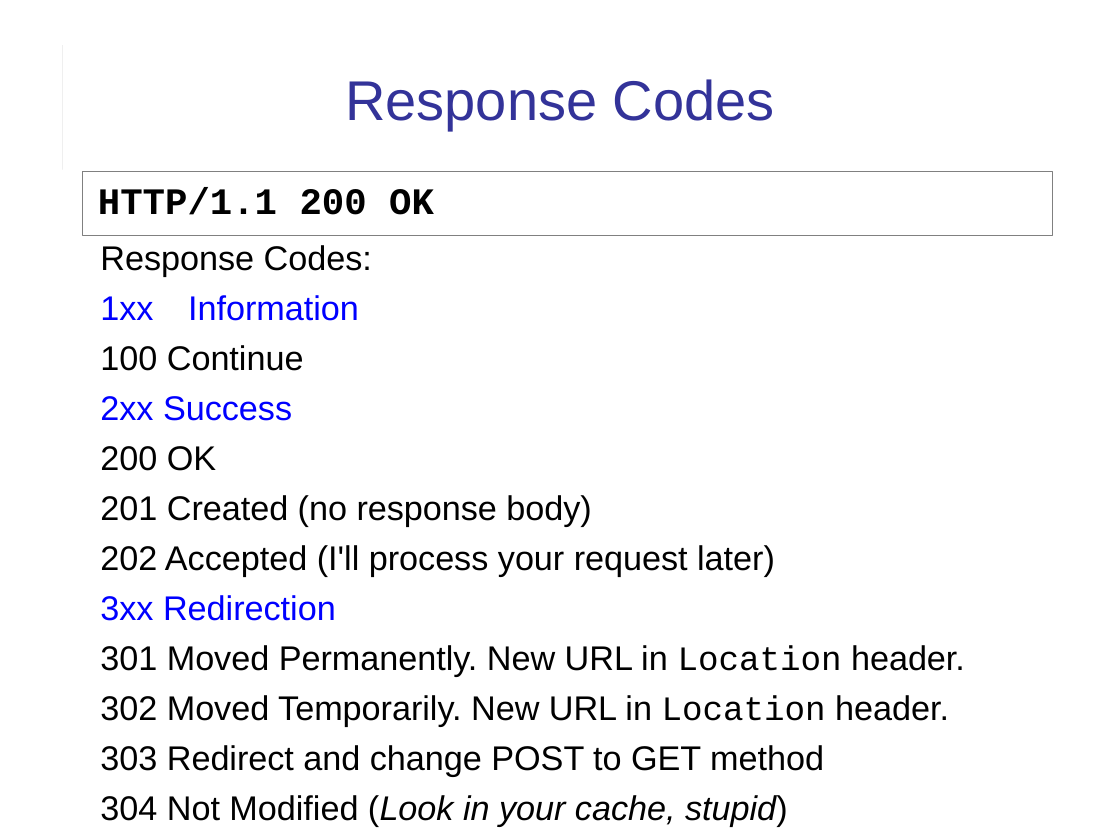
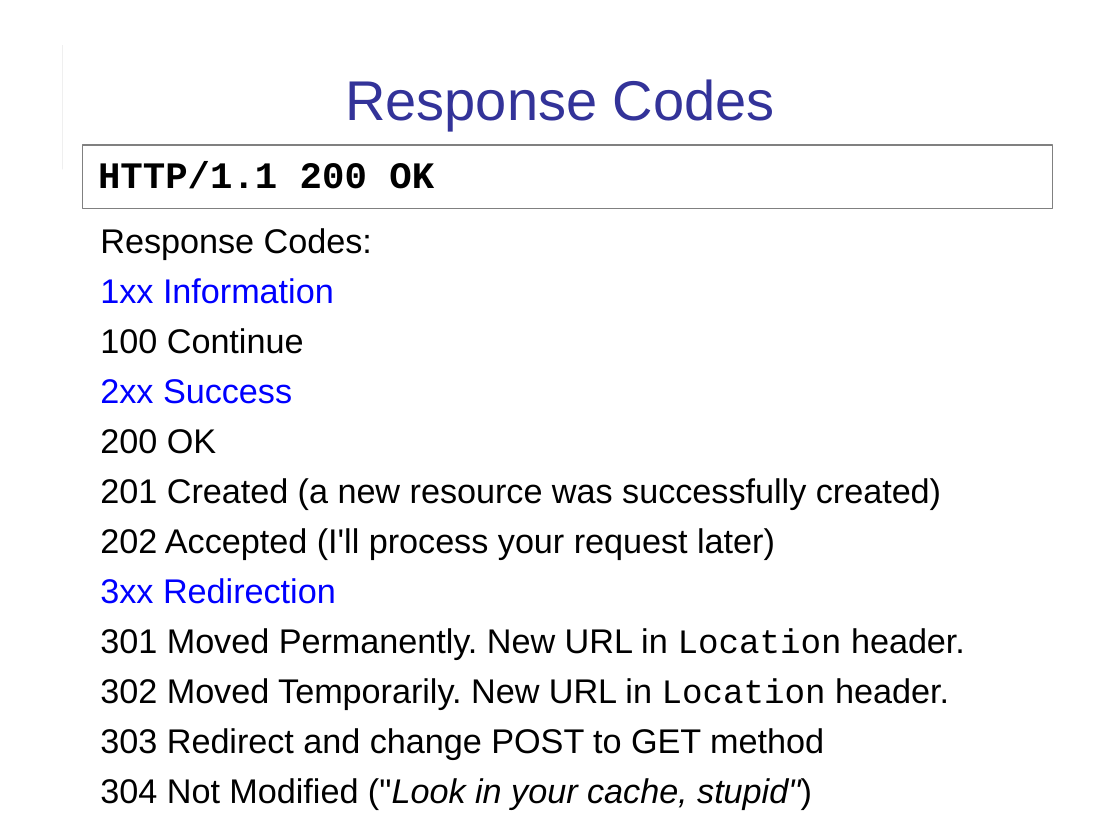
Before and after one commit to cpske/ISP, a slide deck: slide 22 of web/HTTP.ppt (slide 17 before the commit). Drawn at 1120x840 pixels with LibreOffice and Linux fonts; fonts in the diff are those of the drawing. Boxes give left, top, right and bottom in pixels: in the first picture for what was removed or moved away, otherwise in the second. Text is boxed around its words. In the diff, an @@ line names an element or a change of style, - is before the commit and + after.

```diff
--- a/web/HTTP.ppt
+++ b/web/HTTP.ppt
@@ text "HTTP/1.1 200 OK": place and size @@
-text "HTTP/1.1 200 OK" at bbox=[83, 171, 1053, 235]
+text "HTTP/1.1 200 OK" at bbox=[83, 146, 1053, 209]
@@ text "Response Codes:": place and size @@
-text "Response Codes:" at bbox=[100, 245, 965, 827]
+text "Response Codes:" at bbox=[100, 228, 965, 809]
@@ text at bbox=[100, 478, 941, 509]: text changed @@
-201 Created (no response body)
+201 Created (a new resource was successfully created)
@@ text at bbox=[100, 778, 812, 809]: text changed @@
-304 Not Modified (Look in your cache, stupid)
+304 Not Modified ("Look in your cache, stupid")
```
Also in this commit, not shown: 15 other slides changed, 12 slides added, 1 slide removed, 2 other files.
